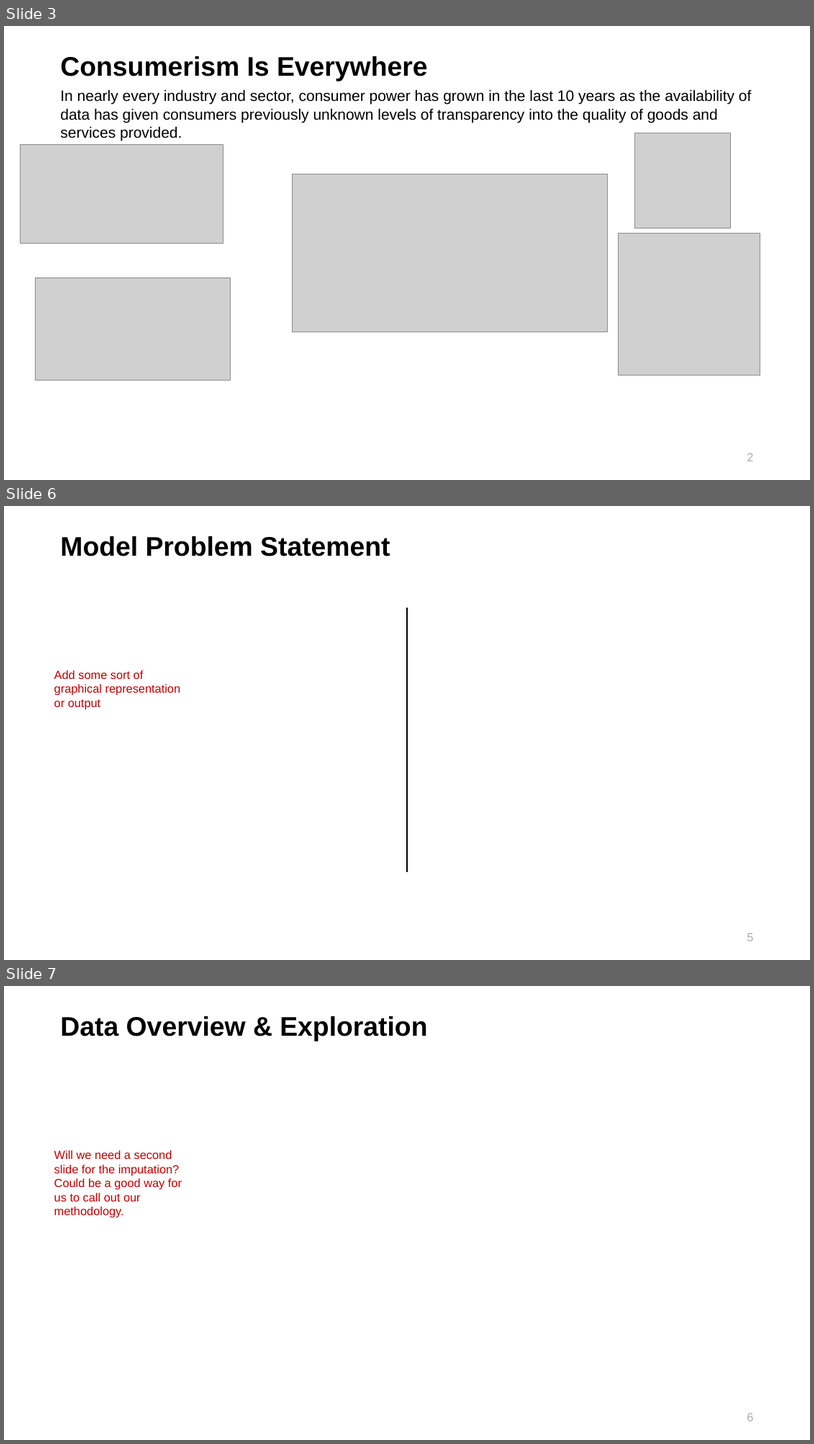
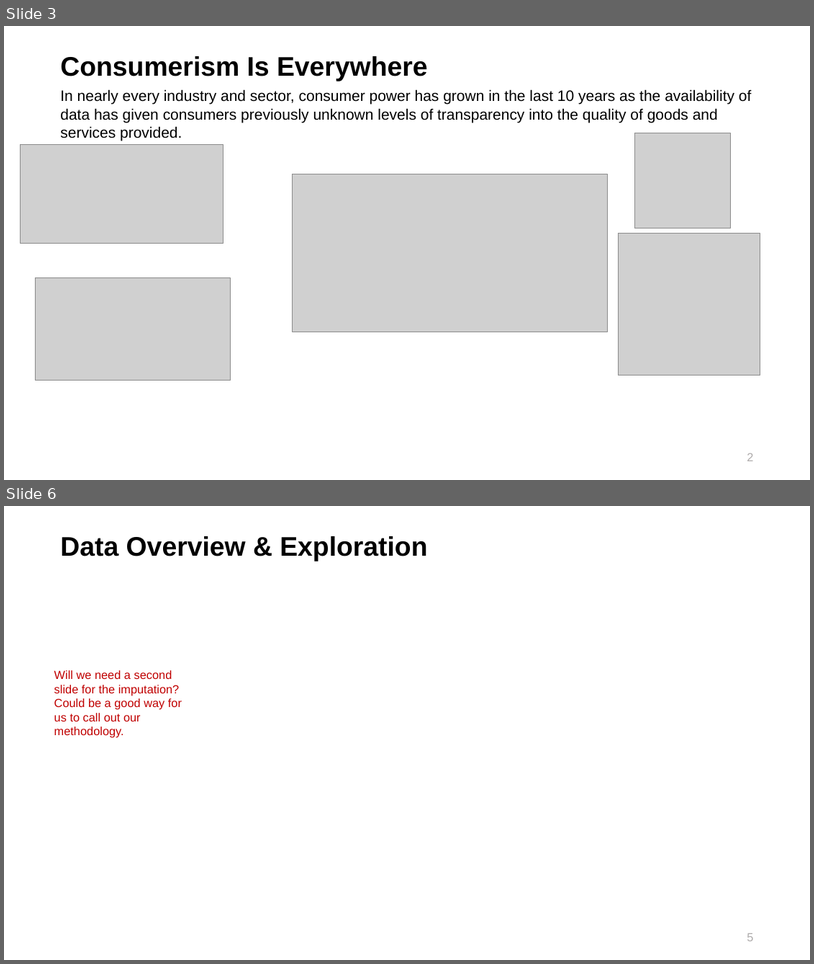
Before and after one commit to maringow/DataMiningGroupProject, a slide deck: Data Mining_Final Project_Hospital Ranking.pptx. Shown one above the other, each under a label of ours: slides 3, 6 and 7 before the commit, slides 3 and 6 after it; the slides between them are not shown. The pictures are 814x1444 and 814x964 pixels, drawn with LibreOffice and Linux fonts; fonts in the diff are those of the drawing; grey boxes stand for pictures; background and template pictures are left out. Boxes give left, top, right and bottom in pixels: in the first picture for what was removed or moved away, otherwise in the second. Text is boxed around its words. In the diff, an @@ line names an element or a change of style, - is before the commit and + after.

```diff
--- a/Data Mining_Final Project_Hospital Ranking.pptx
+++ b/Data Mining_Final Project_Hospital Ranking.pptx
@@ slide 6 removed at [4,506,810,960], background picture (left out) @@
@@ title removed at [60,536,390,556] @@
-Model Problem Statement
@@ line removed from (407, 608) to (407, 872) @@
@@ text removed at [54,670,181,710] @@
-Add some sort of graphical representation or output
@@ page number removed at [747,933,754,941] @@
-5
@@ what was slide 7 is now slide 6 @@
```
Also in this commit, not shown: 1 slide changed, 2 slides added, 2 other slides removed.
